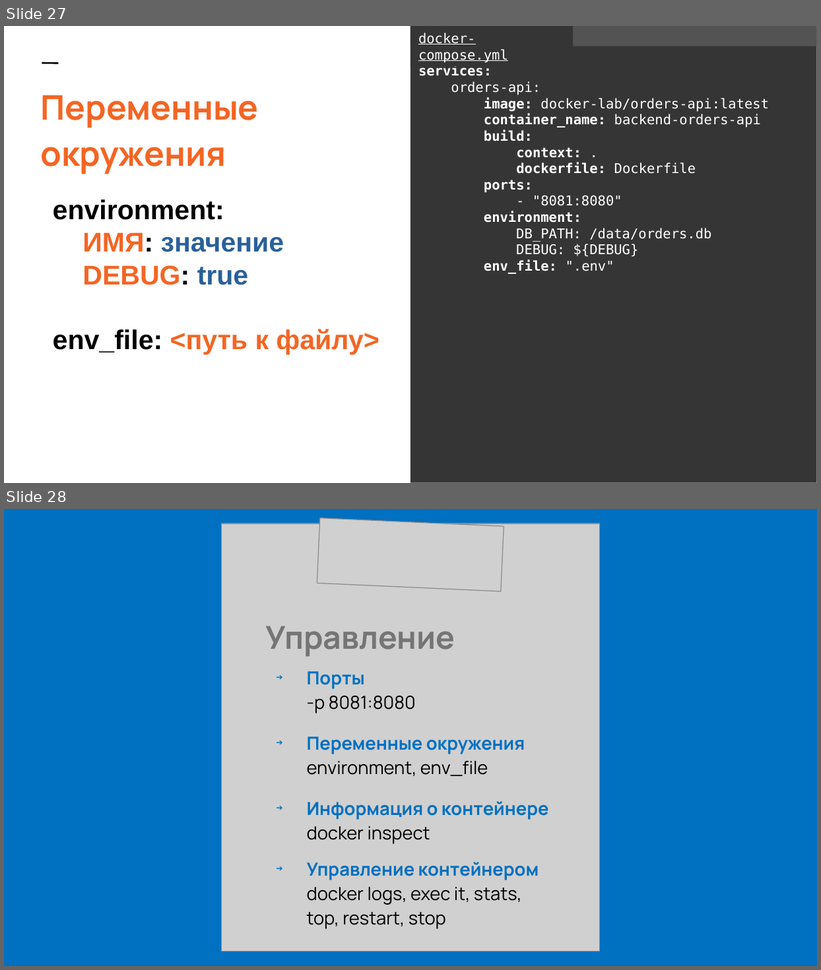
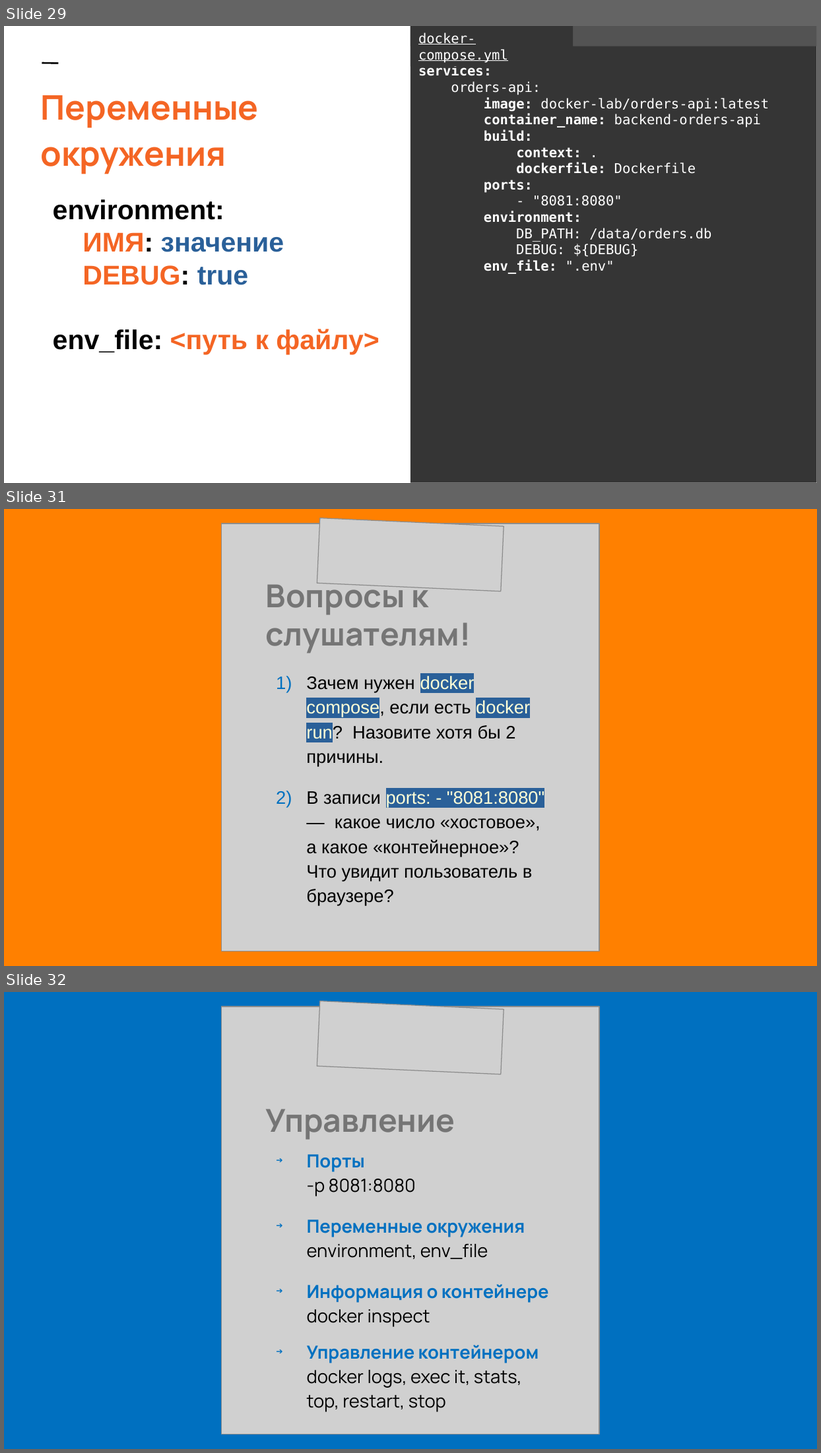
Before and after one commit to maks2199/SELabs-Docker, a slide deck: docs/260425_Docker_презентация.pptx. Shown one above the other, each under a label of ours: slides 27 and 28 before the commit, slides 29, 31 and 32 after it; the slides between them are not shown. The pictures are 821x970 and 821x1453 pixels, drawn with LibreOffice and Linux fonts; fonts in the diff are those of the drawing; grey boxes stand for pictures. Boxes give left, top, right and bottom in pixels: in the first picture for what was removed or moved away, otherwise in the second. Text is boxed around its words. In the diff, an @@ line names an element or a change of style, - is before the commit and + after.

```diff
--- a/docs/260425_Docker_презентация.pptx
+++ b/docs/260425_Docker_презентация.pptx
@@ slide 31 added at box(4, 509, 817, 966), background #FF8000 @@
@@ picture added at box(221, 524, 599, 952) @@
@@ picture added at box(318, 518, 504, 591) @@
@@ text added at box(266, 578, 471, 654), 28 pt, text #757575, bold @@
+Вопросы к слушателям!
@@ text added at box(306, 675, 545, 906), 16 pt, text #000000 @@
+1) Зачем нужен docker compose, если есть docker run? Назовите хотя бы 2 причины.
+2) В записи ports: - "8081:8080" — какое число «хостовое», а какое «контейнерное»? Что увидит пользователь в браузере?
@@ what was slide 27 is now slide 29 @@
@@ what was slide 28 is now slide 32 @@
```
Also in this commit, not shown: 1 slide changed, 5 other slides added, 5 other files.
